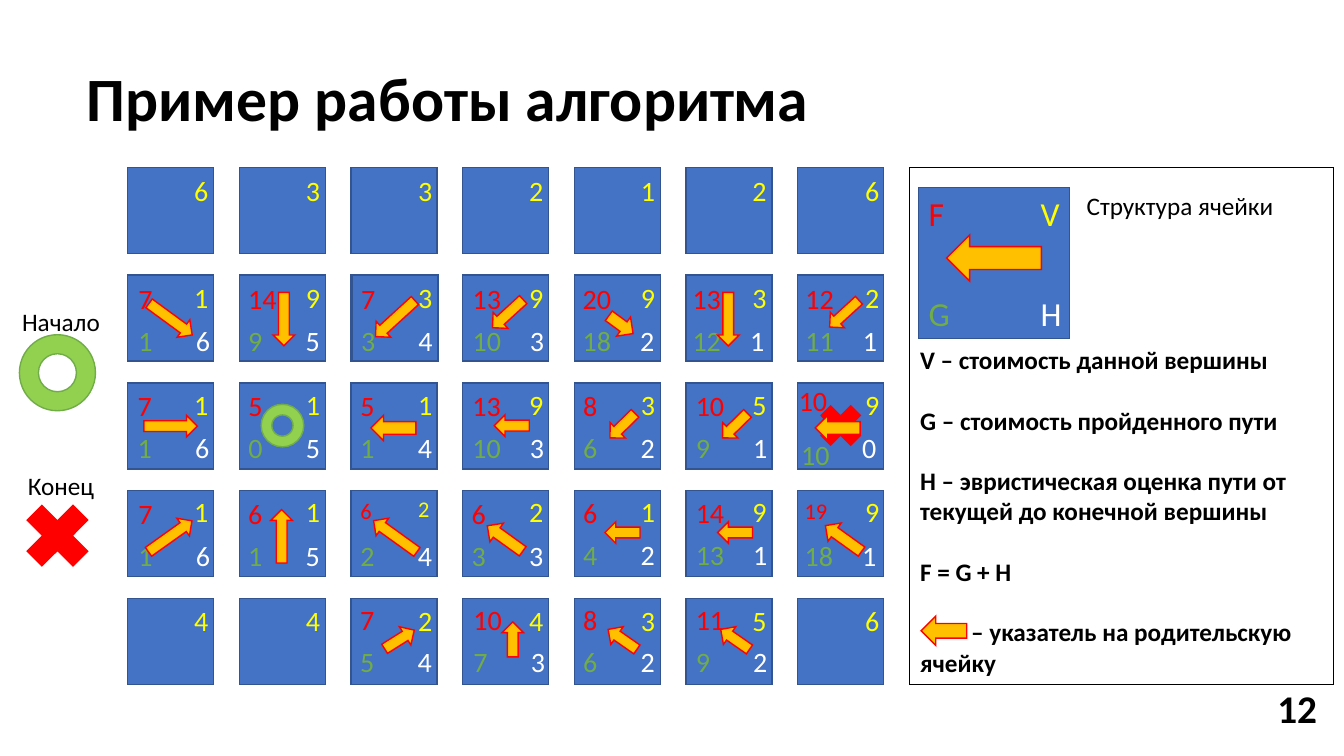
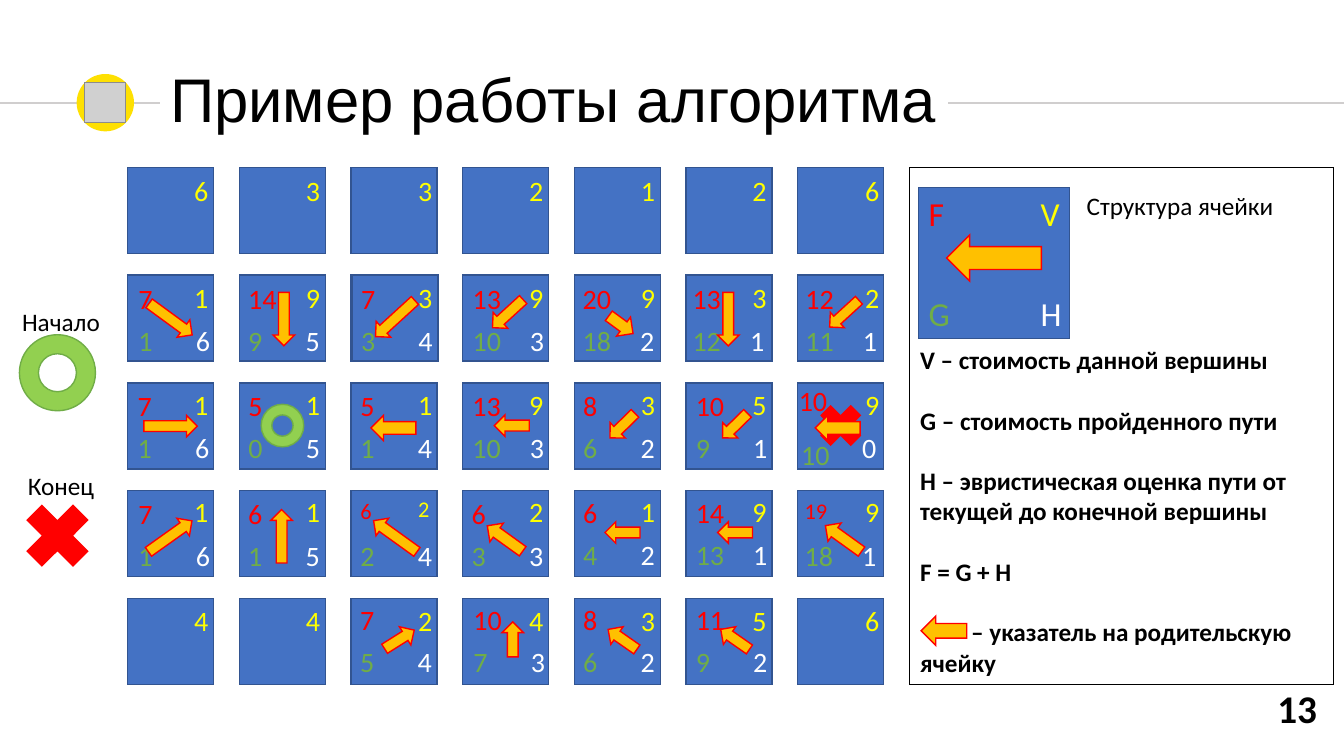
Before and after one commit to donsko1/Algorythm-A-star, a slide deck: slide 13 of Алгоритм А.pptx (slide 12 before the commit). Drawn at 1344x756 pixels with LibreOffice and Linux fonts; fonts in the diff are those of the drawing; grey boxes stand for pictures. Boxes give left, top, right and bottom in pixels: in the first picture for what was removed or moved away, otherwise in the second. Text is boxed around its words. In the diff, an @@ line names an element or a change of style, - is before the commit and + after.

```diff
--- a/Алгоритм А.pptx
+++ b/Алгоритм А.pptx
@@ text "Пример работы алгоритма": place and size @@
-text "Пример работы алгоритма" at <box>87,78,808,131</box>
+text "Пример работы алгоритма" at <box>170,77,936,134</box>
@@ text "Пример работы алгоритма" at <box>170,77,936,134</box>: font Calibri to Arial, bold off @@
@@ ellipse added at <box>77,74,134,131</box>, fill #FEE002 @@
@@ picture added at <box>85,83,125,123</box> @@
@@ line added from (0, 103) to (160, 103), #D0CECE 1.5 pt @@
@@ line added from (949, 103) to (1344, 103), #D0CECE 1.5 pt @@
@@ text at <box>1277,697,1317,724</box>: text changed @@
-12
+13
```
Also in this commit, not shown: 10 other slides changed, 12 slides added, 3 slides removed, 11 other files.
